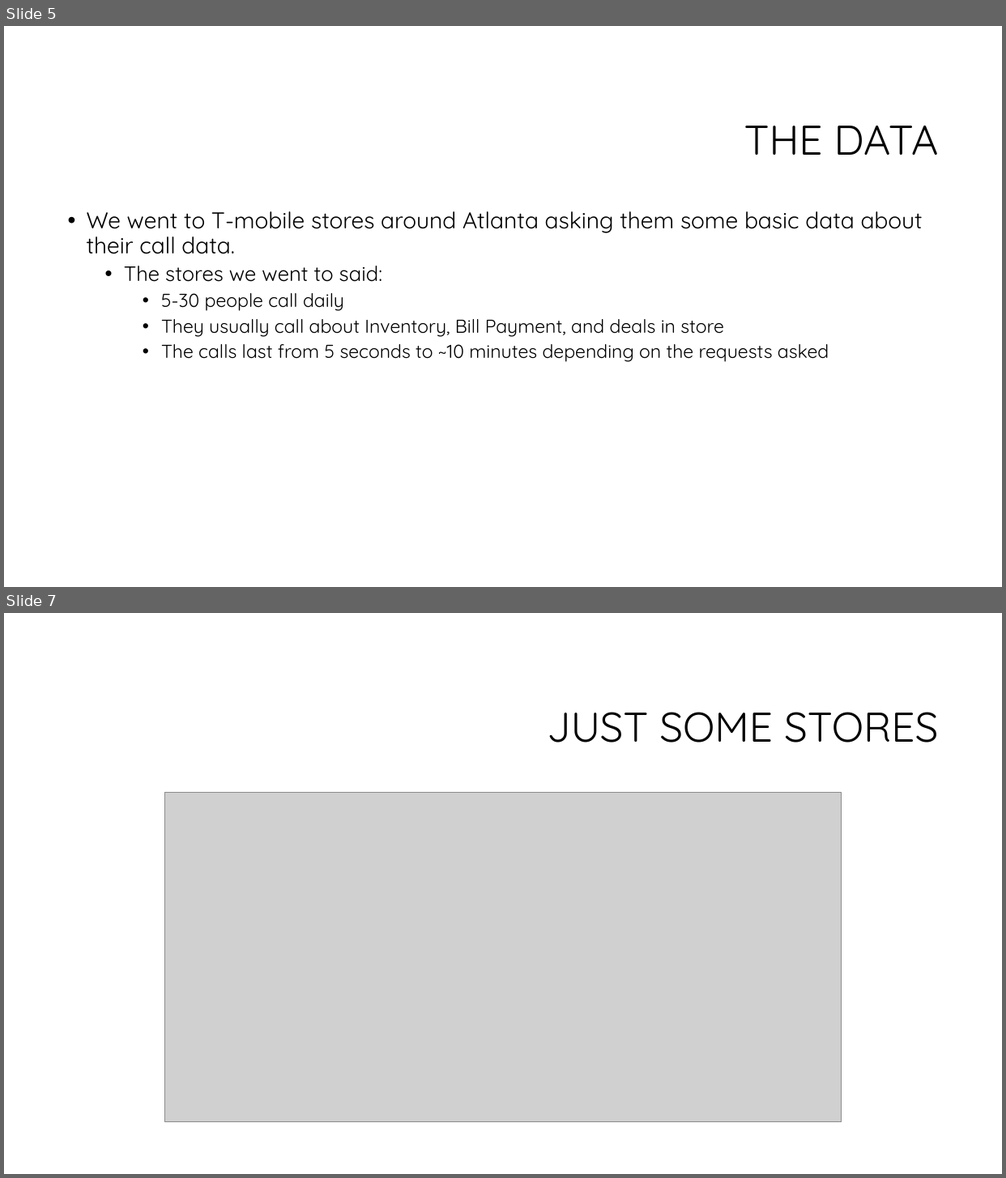
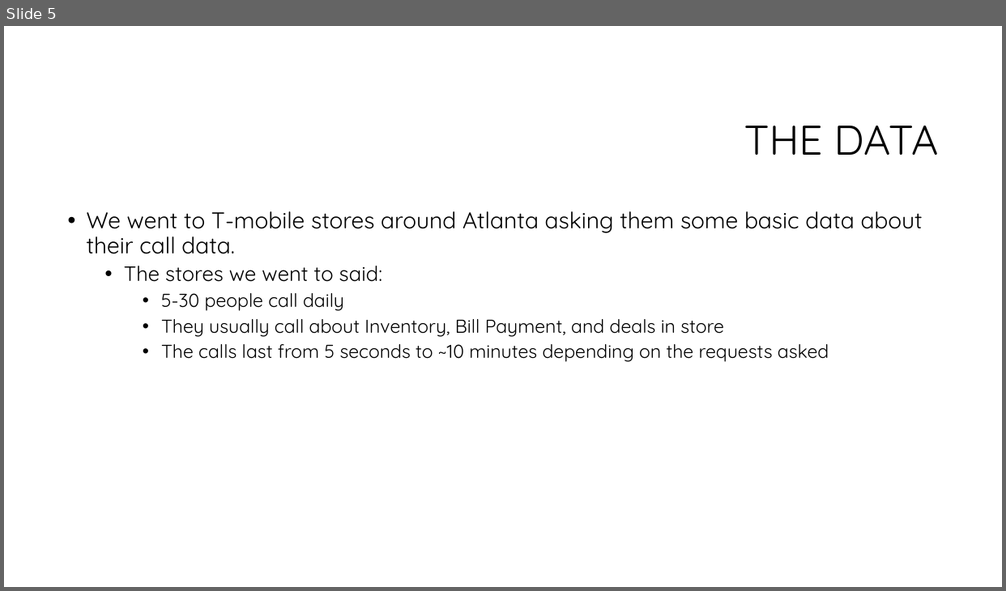
Before and after one commit to theriley106/Mobey, a slide deck: T-Mobile one.pptx. Shown one above the other, each under a label of ours: slides 5 and 7 before the commit, slide 5 after it; the slides between them are not shown. The pictures are 1006x1178 and 1006x591 pixels, drawn with LibreOffice and Linux fonts; fonts in the diff are those of the drawing; grey boxes stand for pictures; background and template pictures are left out. Boxes give left, top, right and bottom in pixels: in the first picture for what was removed or moved away, otherwise in the second. Text is boxed around its words. In the diff, an @@ line names an element or a change of style, - is before the commit and + after.

```diff
--- a/T-Mobile one.pptx
+++ b/T-Mobile one.pptx
@@ slide 7 removed at box(4, 613, 1002, 1174), background #FFFFFF @@
@@ title removed at box(547, 712, 938, 743) @@
-JUST SOME STORES
@@ picture removed at box(165, 793, 841, 1122) @@
```
Also in this commit, not shown: 1 slide changed, 1 slide added.
